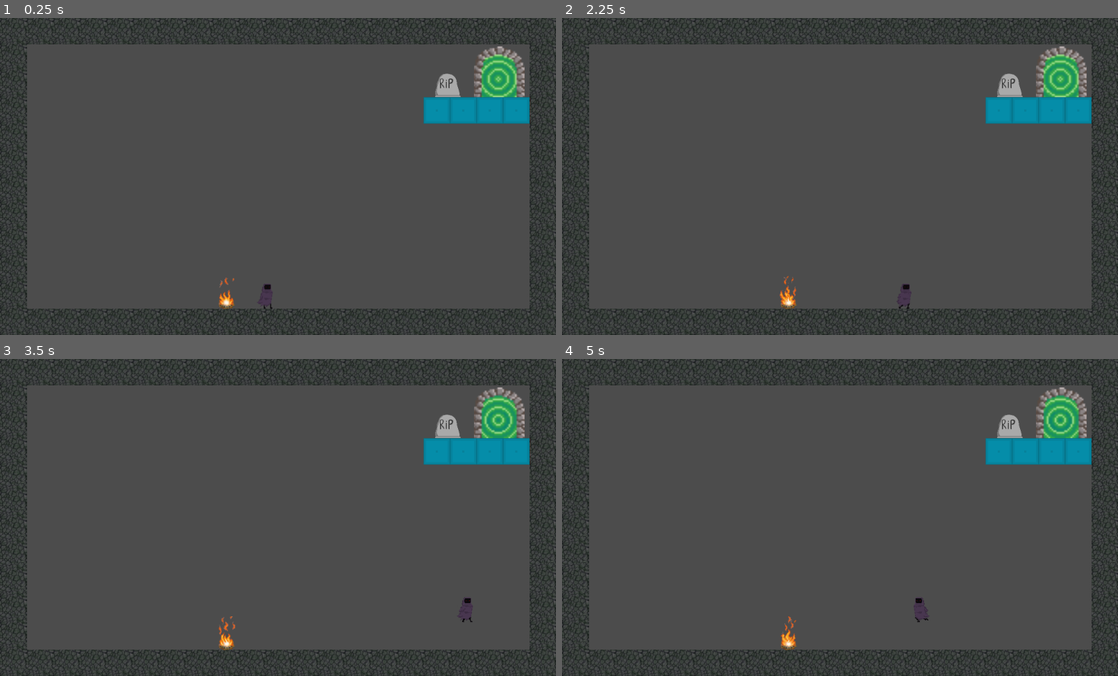
Above: before the commit, frames 1-4 (two rows, left to right).
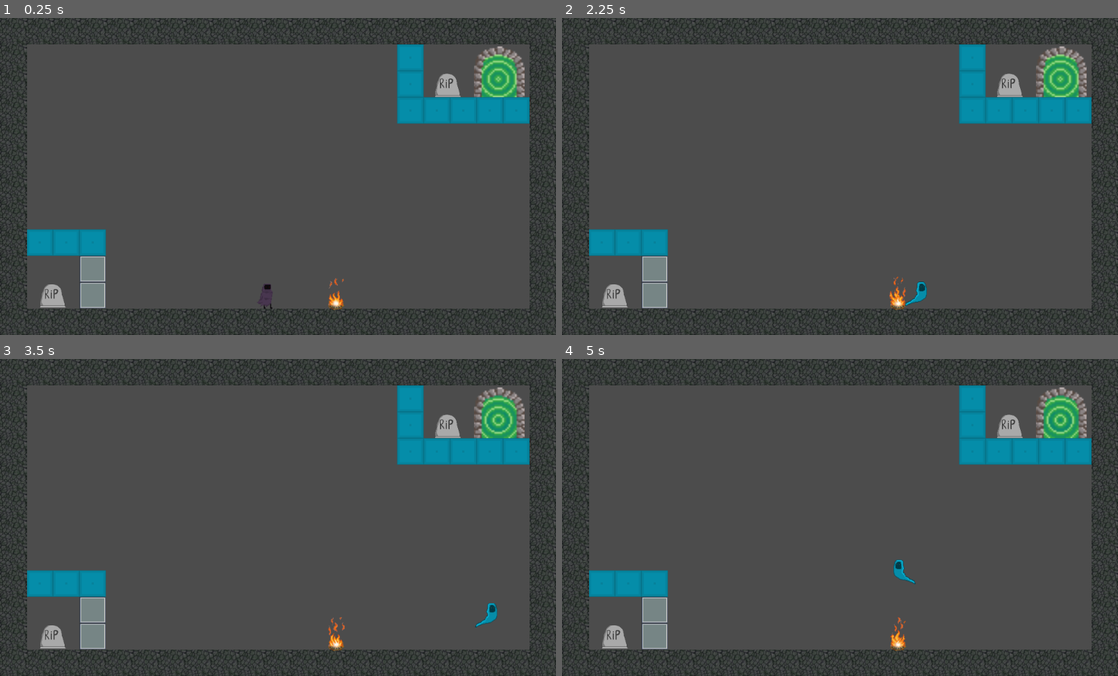
Above: after the commit, the same moments.

Repository: f-prime/SpooktoberGameJam
Game: Godot game, scene res://Level_2.tscn
Same seed, same stepped clock (60 frames per second), same inputs: the game is played once before the commit and once after it. This scene is started directly instead of the project's main scene.
Inputs:
- Up to frame 1 (0.25 s): no input
- Up to frame 2 (2.25 s): hold D 0.53-1.28 s; tap Space (sacrifice) at 0.6, 1.35, 2.1 s; tap W (jump) at 0.77, 1.52 s; hold S 1.28-2.03 s; hold D from 2.03 s (still down)
- Up to frame 3 (3.5 s): keep holding D; tap Space (sacrifice) at 2.85 s; tap W (jump) at 3.02 s
- Up to frame 4 (5 s): release D at 3.53 s; hold A from 3.53 s (still down); tap Space (sacrifice) at 3.6, 4.35 s; tap W (jump) at 3.77, 4.52 s

The runs differ from the first frame. In frame 1, 3.6% of the frame differs, in the area x 4-77%, y 8-93%; in frame 2, 3.9%; in frame 3, 3.9%; in frame 4, 3.9%.

Commit message:
Kinda added a level 2

Diff:
--- a/Level_2.tscn
+++ b/Level_2.tscn
@@ -7,6 +7,7 @@
 [ext_resource path="res://Fire.tscn" type="PackedScene" id=5]
 [ext_resource path="res://Tombstone.tscn" type="PackedScene" id=6]
 [ext_resource path="res://World.gd" type="Script" id=7]
+[ext_resource path="res://PlayerPassThrough.tscn" type="PackedScene" id=8]
 
 [node name="Level_2" type="Node2D"]
 script = ExtResource( 7 )
@@ -18,15 +19,21 @@
 position = Vector2( 943.682, 98.9439 )
 
 [node name="GhostPassThrough" parent="." instance=ExtResource( 3 )]
-tile_data = PoolIntArray( 196624, 0, 0, 196625, 0, 0, 196626, 0, 0, 196627, 0, 0 )
+tile_data = PoolIntArray( 15, 0, 0, 65551, 0, 0, 131087, 0, 0, 196623, 0, 0, 196624, 0, 0, 196625, 0, 0, 196626, 0, 0, 196627, 0, 0, 524289, 0, 0, 524290, 0, 0, 524291, 0, 0 )
+
+[node name="PlayerPassThrough" parent="." instance=ExtResource( 8 )]
+tile_data = PoolIntArray( 589827, 0, 0, 655363, 0, 0 )
 
 [node name="WallTile" parent="." instance=ExtResource( 4 )]
 tile_data = PoolIntArray( 0, 0, 0, 1, 0, 0, 2, 0, 0, 3, 0, 0, 4, 0, 0, 5, 0, 0, 6, 0, 0, 7, 0, 0, 8, 0, 0, 9, 0, 0, 10, …(679 unchanged characters)…
 
 [node name="Fire" parent="." instance=ExtResource( 5 )]
-position = Vector2( 427.113, 519.087 )
+position = Vector2( 634.013, 520.422 )
 
 [node name="Tombstone" parent="." instance=ExtResource( 6 )]
 position = Vector2( 845.613, 128.062 )
 
+[node name="Tombstone2" parent="." instance=ExtResource( 6 )]
+position = Vector2( 99.5346, 526.5 )
+
 [connection signal="body_entered" from="Fire" to="." method="_on_Fire_body_entered"]
--- /dev/null
+++ b/PlayerPassThrough.tscn
@@ -0,0 +1,36 @@
+[gd_scene load_steps=4 format=2]
+
+[ext_resource path="res://Transparent.png" type="Texture" id=1]
+
+[sub_resource type="ConvexPolygonShape2D" id=3]
+points = PoolVector2Array( 50, 50, 0.0940971, 50, 0.0940971, 0.0940971, 50, 0.0940971 )
+
+[sub_resource type="TileSet" id=2]
+0/name = "Transparent.png 0"
+0/texture = ExtResource( 1 )
+0/tex_offset = Vector2( 0, 0 )
+0/modulate = Color( 1, 1, 1, 1 )
+0/region = Rect2( 0, 0, 50, 50 )
+0/tile_mode = 0
+0/occluder_offset = Vector2( 0, 0 )
+0/navigation_offset = Vector2( 0, 0 )
+0/shape_offset = Vector2( 0, 0 )
+0/shape_transform = Transform2D( 1, 0, 0, 1, 0, 0 )
+0/shape = SubResource( 3 )
+0/shape_one_way = false
+0/shape_one_way_margin = 1.0
+0/shapes = [ {
+"autotile_coord": Vector2( 0, 0 ),
+"one_way": false,
+"one_way_margin": 1.0,
+"shape": SubResource( 3 ),
+"shape_transform": Transform2D( 1, 0, 0, 1, 0, 0 )
+} ]
+0/z_index = 0
+
+[node name="PlayerPassThrough" type="TileMap"]
+tile_set = SubResource( 2 )
+cell_size = Vector2( 50, 50 )
+collision_layer = 2
+collision_mask = 2
+format = 1
Not shown: 1 places in Level_2.tscn that only renumber resources
Binary file added: Transparent.png
Not shown, added: Transparent.png.import
